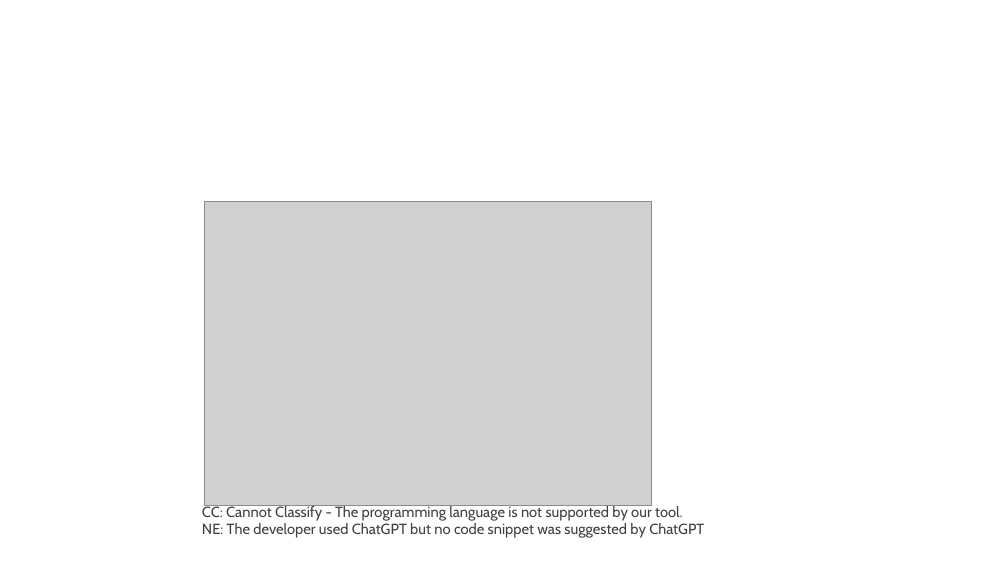
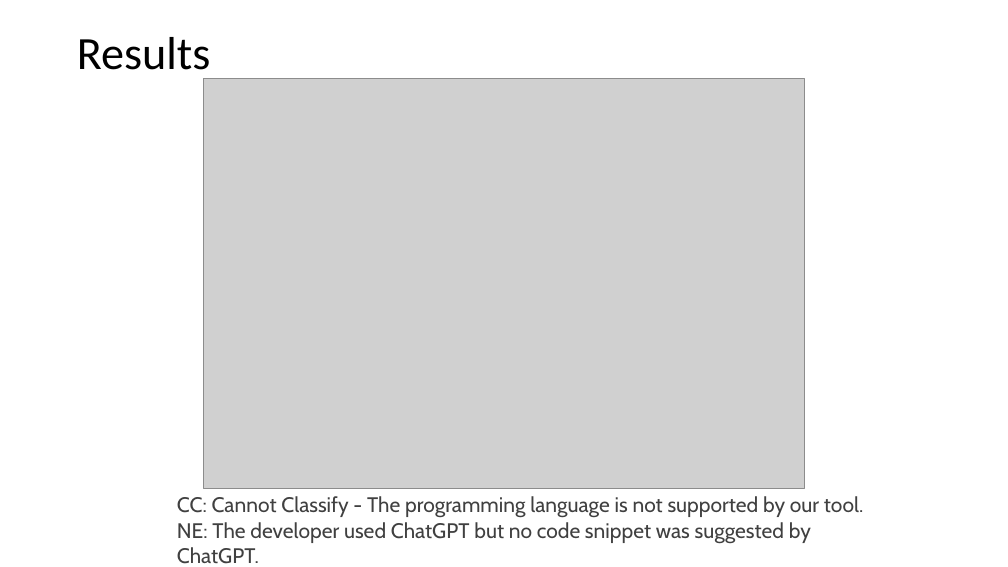
Before and after one commit to johnxu21/johnxu21.github.io, a slide deck: slide 9 of teaching/CS472/Timetable/LLM.pptx (slide 10 before the commit). Drawn at 1008x567 pixels with LibreOffice and Linux fonts; fonts in the diff are those of the drawing; grey boxes stand for pictures. Boxes give left, top, right and bottom in pixels: in the first picture for what was removed or moved away, otherwise in the second. Text is boxed around its words. In the diff, an @@ line names an element or a change of style, - is before the commit and + after.

```diff
--- a/teaching/CS472/Timetable/LLM.pptx
+++ b/teaching/CS472/Timetable/LLM.pptx
@@ title added at box(77, 37, 211, 81), 44 pt, text #000000 @@
+Results
@@ picture: place and size @@
-picture at box(205, 201, 652, 506)
+picture at box(203, 79, 805, 488)
@@ text "CC: Cannot Classify - The ...": place and size @@
-text "CC: Cannot Classify - The ..." at box(202, 504, 704, 538)
+text "CC: Cannot Classify - The ..." at box(177, 496, 863, 544)
@@ text at box(177, 496, 863, 518): size 14 to 20 pt in "CC: Cannot Classify - The programming language ..." @@
@@ text at box(177, 522, 811, 544): text changed; size 14 to 20 pt @@
-NE: The developer used ChatGPT but no code snippet was suggested by ChatGPT
+NE: The developer used ChatGPT but no code snippet was suggested by ChatGPT.
```
Also in this commit, not shown: 4 other slides changed, 1 slide removed, 1 other file.
